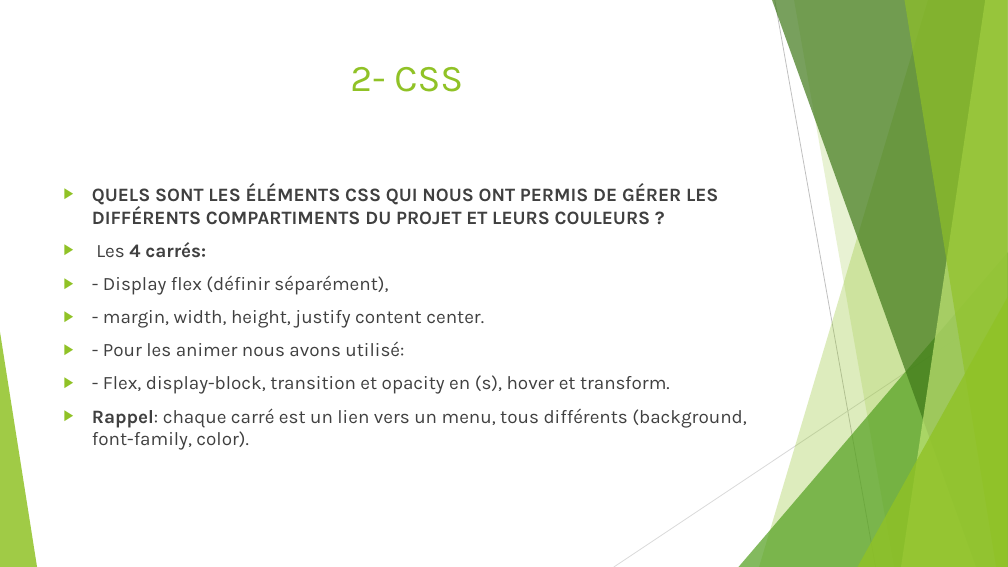
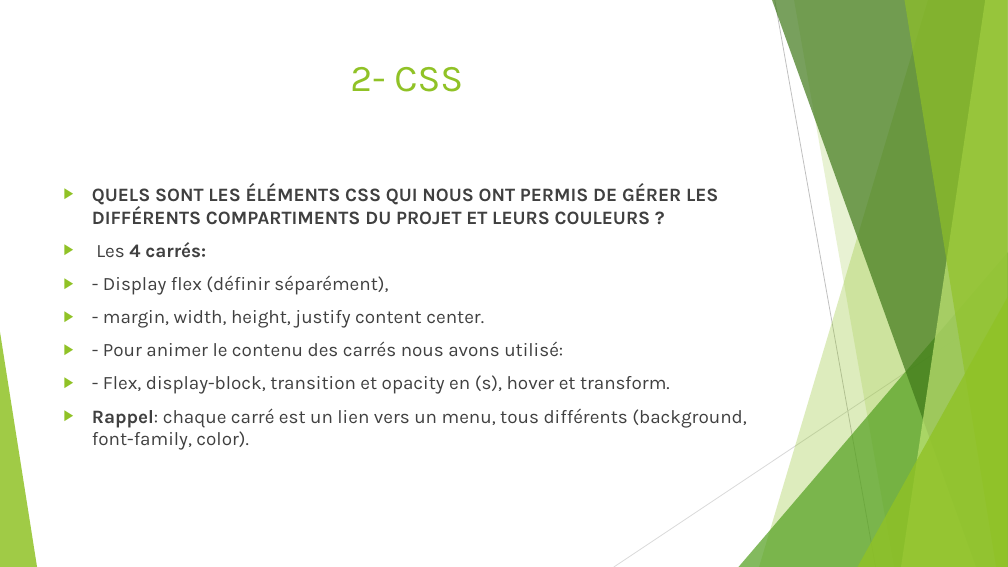
Before and after one commit to SOW-tech/projet3, a slide deck: slide 7 of Présentation Projet3.pptx. Drawn at 1008x567 pixels with LibreOffice and Linux fonts; fonts in the diff are those of the drawing. Boxes give left, top, right and bottom in pixels: in the first picture for what was removed or moved away, otherwise in the second. Text is boxed around its words. In the diff, an @@ line names an element or a change of style, - is before the commit and + after.

```diff
--- a/Présentation Projet3.pptx
+++ b/Présentation Projet3.pptx
@@ text at (x1=103, y1=341, x2=563, y2=356): text changed @@
-▶ - Pour les animer nous avons utilisé:
+▶ - Pour animer le contenu des carrés nous avons utilisé:
```
Also in this commit, not shown: 1 other slide changed, 4 other files.
